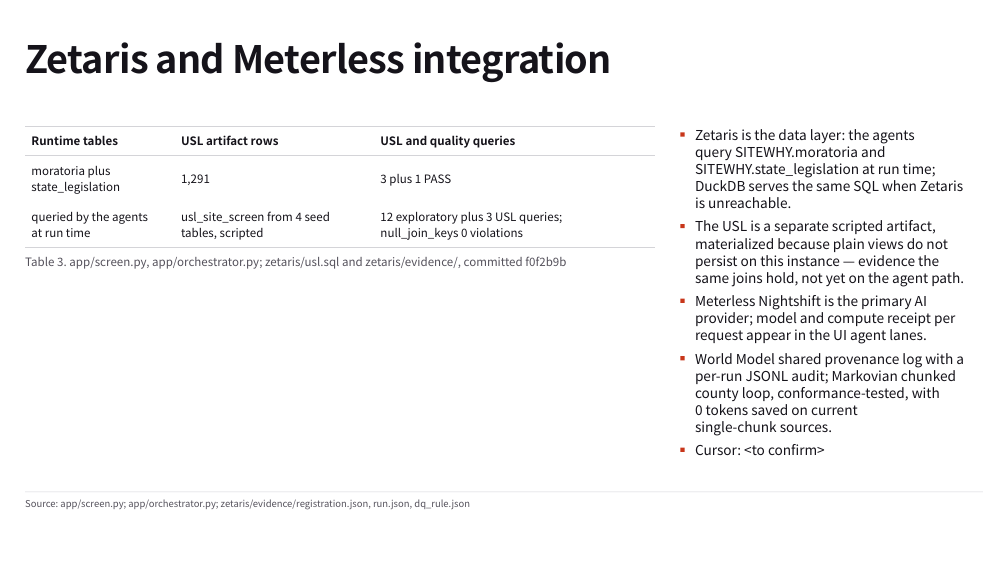
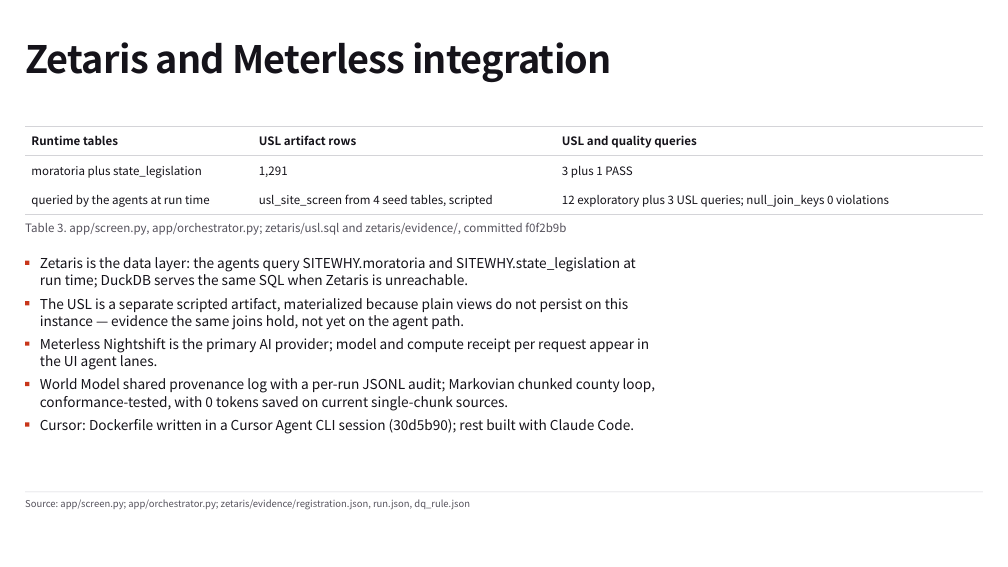
Before and after one commit to wjgoarxiv/sitewhy, a slide deck: slide 7 of submission/deck/sitewhy-deck.pptx. Drawn at 1008x567 pixels with LibreOffice and Linux fonts; fonts in the diff are those of the drawing. Boxes give left, top, right and bottom in pixels: in the first picture for what was removed or moved away, otherwise in the second. Text is boxed around its words. In the diff, an @@ line names an element or a change of style, - is before the commit and + after.

Commit message:
docs(submission): Cursor line and investigator wording

```diff
--- a/submission/deck/sitewhy-deck.pptx
+++ b/submission/deck/sitewhy-deck.pptx
@@ table at (25,126,983,214) @@
-row 2, column 1: moratoria plus / state_legislation
+row 2, column 1: moratoria plus state_legislation
-row 3: queried by the agents / at run time | usl_site_screen from 4 seed / tables, scripted | 12 exploratory plus 3 USL queries; / null_join_keys 0 violations
+row 3: queried by the agents at run time | usl_site_screen from 4 seed tables, scripted | 12 exploratory plus 3 USL queries; null_join_keys 0 violations
@@ table: place and size @@
-table at (25,126,656,248)
+table at (25,126,983,214)
@@ text "Table 3. app/screen.py, app/orchestrator.py; zetaris/usl.sql ...": place and size @@
-text "Table 3. app/screen.py, app/orchestrator.py; zetaris/usl.sql ..." at (25,256,566,269)
+text "Table 3. app/screen.py, app/orchestrator.py; zetaris/usl.sql ..." at (25,222,566,235)
@@ rectangle: place and size @@
-rectangle at (681,132,685,137)
+rectangle at (25,261,29,265)
@@ text at (40,257,636,288): text changed @@
-Zetaris is the data layer: the agents
-query SITEWHY.moratoria and
-SITEWHY.state_legislation at run time;
-DuckDB serves the same SQL when Zetaris
-is unreachable.
+Zetaris is the data layer: the agents query SITEWHY.moratoria and SITEWHY.state_legislation at
+run time; DuckDB serves the same SQL when Zetaris is unreachable.
@@ text at (40,298,629,330): text changed @@
-The USL is a separate scripted artifact,
-materialized because plain views do not
-persist on this instance — evidence the
-same joins hold, not yet on the agent path.
+The USL is a separate scripted artifact, materialized because plain views do not persist on this
+instance — evidence the same joins hold, not yet on the agent path.
@@ rectangle: place and size @@
-rectangle at (681,224,685,228)
+rectangle at (25,301,29,306)
@@ rectangle: place and size @@
-rectangle at (681,299,685,303)
+rectangle at (25,342,29,346)
@@ text at (40,338,649,370): text changed @@
-Meterless Nightshift is the primary AI
-provider; model and compute receipt per
-request appear in the UI agent lanes.
+Meterless Nightshift is the primary AI provider; model and compute receipt per request appear in
+the UI agent lanes.
@@ rectangle: place and size @@
-rectangle at (681,356,685,361)
+rectangle at (25,382,29,386)
@@ text at (40,378,655,411): text changed @@
-World Model shared provenance log with a
-per-run JSONL audit; Markovian chunked
-county loop, conformance-tested, with
-0 tokens saved on current
-single-chunk sources.
+World Model shared provenance log with a per-run JSONL audit; Markovian chunked county loop,
+conformance-tested, with 0 tokens saved on current single-chunk sources.
@@ text at (40,419,634,434): text changed @@
-Cursor: <to confirm>
+Cursor: Dockerfile written in a Cursor Agent CLI session (30d5b90); rest built with Claude Code.
@@ rectangle: place and size @@
-rectangle at (681,448,685,452)
+rectangle at (25,423,29,427)
```
Also in this commit, not shown: 1 other slide changed, 4 other files.
